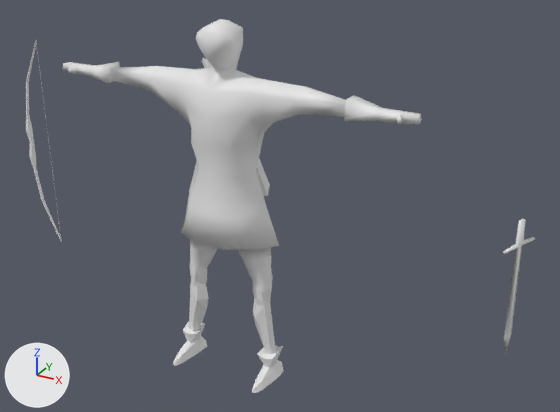
The Blender file 3DModels/BlendFiles/barbarian_archer.blend: old version first, new version second.
Camera for both pictures: a camera (50 mm lens) standing at (11.96, -18.26, 15.23) and looking at (1.48, 0.78, 5.71). Every picture has the same lights, and +X, +Y and +Z are marked at lower left.
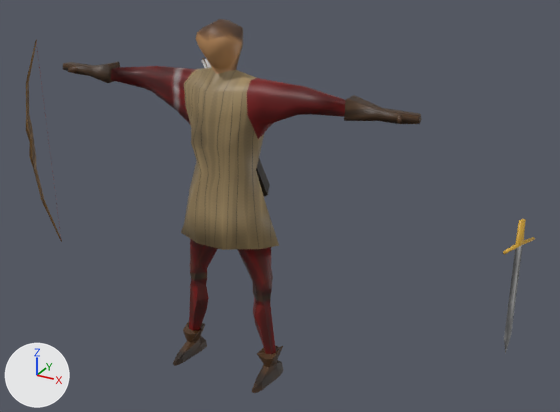
Diff of the bpy script that builds the scene:
```diff
--- a/3DModels/BlendFiles/barbarian_archer.blend.py
+++ b/3DModels/BlendFiles/barbarian_archer.blend.py
@@ img_barbarian_archer_png @@
+img_barbarian_archer_png = load_image('barbarian_archer.png', '../../Textures/barbarian_archer.png', 1024, 1024, 'sRGB')
@@ mat_barbarian_archer_png @@
+mat_barbarian_archer_png = principled_material('barbarian_archer.png')
+mat_barbarian_archer_png.texture = img_barbarian_archer_png
@@ me_plane_001 @@
 me_plane_001.from_pydata(...)  # 457 vertices, 482 faces, 4 loose edges; spans x -8.1..6.1, y -11.3..10.0, z -1.9..1.3
+me_plane_001.materials.append(mat_barbarian_archer_png)  # picture img_barbarian_archer_png
```

Changed parts and their boxes [x1, y1, x2, y2] in the pictures (560 x 412 px):
'Plane', recoloured
    both: [26, 19, 535, 393]
